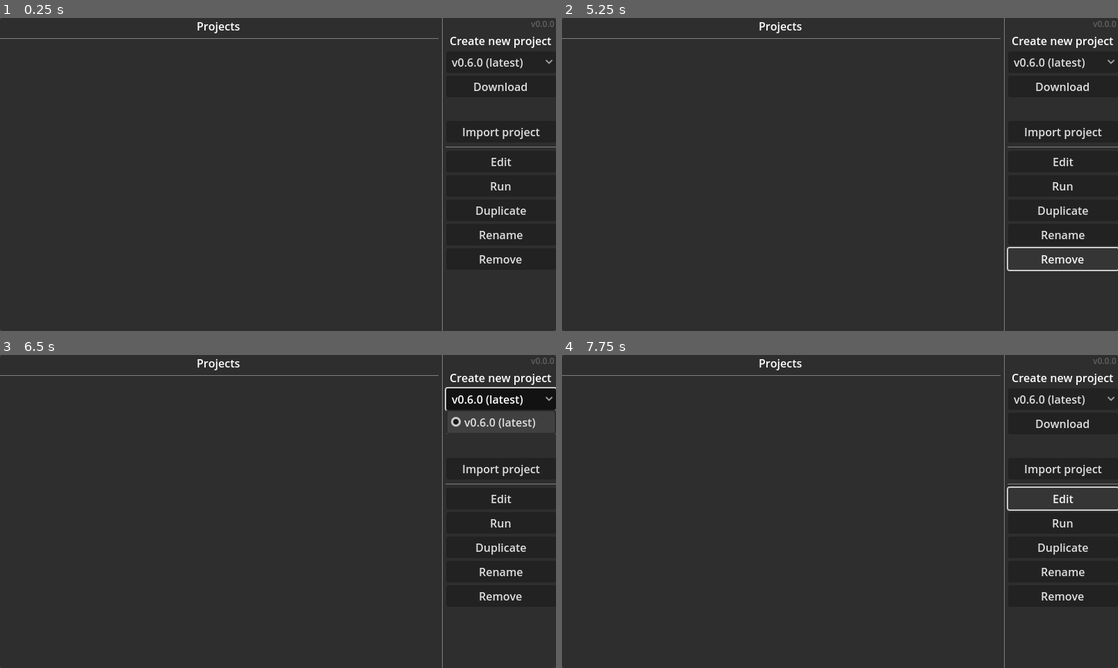
Above: before the commit, frames 1-4 (two rows, left to right).
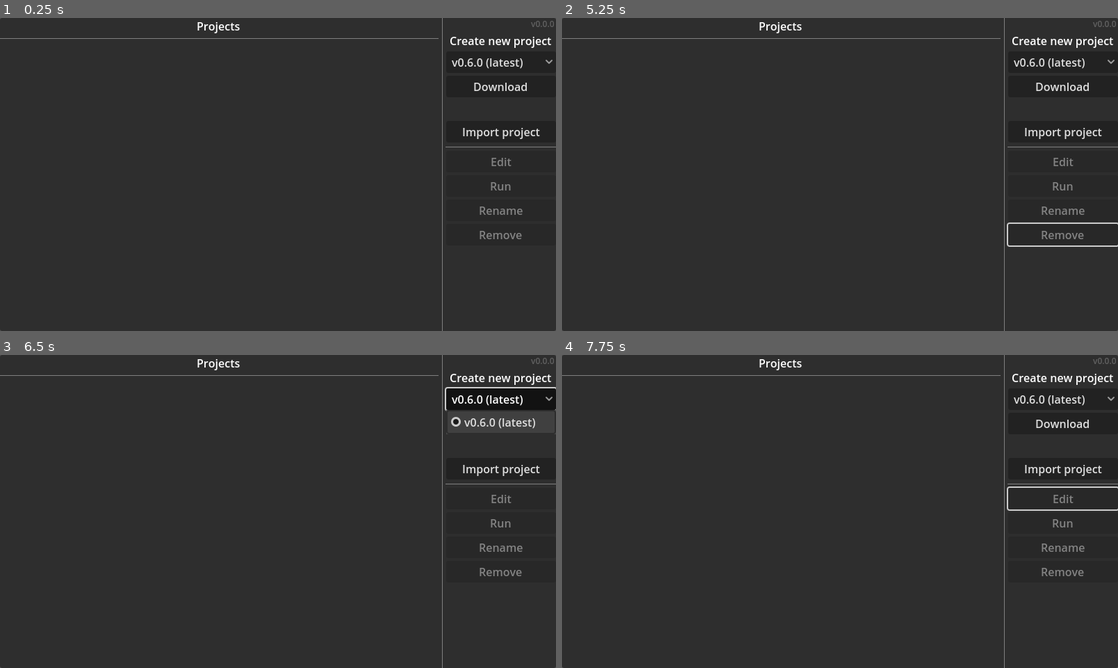
Above: after the commit, the same moments.

Repository: Tyrannicodin/card-creator
Game: Godot game, scene res://scenes/download_test.tscn
The game is run twice, just before and just after one commit, with the same random seed, the same clock (stepped at 60 frames per second) and the same inputs. The project has no main scene, so this scene is started directly.
Inputs (mouse positions are in pixels of both pictures, inside the frame that each line leads up to):
- Up to frame 1 (0.25 s): no input
- Up to frame 2 (5.25 s): click "v0.6.0 (latest)" at 0.5 s; click "Import project" at 1.25 s; click (1062, 161) at 2 s, where only the run before the commit has a clickable "Edit"; click (1062, 187) at 2.75 s, where only the run before the commit has a clickable "Run"; click (1062, 208) at 3.5 s, where only the run before the commit has a clickable "Duplicate"; click (1062, 233) at 4.25 s, where only the run before the commit has a clickable "Rename"; click (1062, 259) at 5 s, where only the run before the commit has a clickable "Remove"
- Up to frame 3 (6.5 s): click "v0.6.0 (latest)" at 5.75 s
- Up to frame 4 (7.75 s): click "Import project" at 6.5 s; click (1062, 498) at 7.25 s, where only the run before the commit has a clickable "Edit"

The runs differ from the first frame. In frame 1, 0.4% of the frame differs, in the area x 85-95%, y 44-79%; in frame 2, 0.9%, in the area x 80-100%, y 44-81%; in frame 3, 0.4%; in frame 4, 0.5%.

Commit message:
Add functionality to project manager

Diff:
--- a/project.godot
+++ b/project.godot
@@ -21,6 +21,10 @@
 window/stretch/mode="canvas_items"
 window/size/viewport_width=1920
 
+[autoload]
+
+GlobalStorage="*res://scripts/global/global_storage.gd"
+
 [display]
 
 window/size/mode=2
--- a/scenes/download_test.tscn
+++ b/scenes/download_test.tscn
@@ -1,10 +1,11 @@
-[gd_scene load_steps=9 format=3 uid="uid://b5va7cxsa3mhf"]
+[gd_scene load_steps=10 format=3 uid="uid://b5va7cxsa3mhf"]
 
 [ext_resource type="Script" path="res://scripts/project_manager/load_projects.gd" id="1_2o8uo"]
 [ext_resource type="Script" path="res://scripts/project_manager/version_label.gd" id="2_ih1ic"]
 [ext_resource type="ButtonGroup" uid="uid://d7aivuku4qo3" path="res://assets/button_groups/project_button.tres" id="2_xhspu"]
 [ext_resource type="Theme" uid="uid://dg0qmxc8vjun0" path="res://assets/themes/project_selector.tres" id="3_hwfbg"]
 [ext_resource type="Script" path="res://scripts/project_manager/download.gd" id="3_sal2g"]
+[ext_resource type="Script" path="res://scripts/project_manager/ButtonManager.gd" id="6_44pjc"]
 
 [sub_resource type="StyleBoxFlat" id="StyleBoxFlat_ntu3c"]
 bg_color = Color(0.0705882, 0.0705882, 0.0705882, 1)
@@ -180,23 +181,34 @@
 
 [node name="ProjectManageButtons" type="VBoxContainer" parent="MainContainer/DownloadContainer"]
 layout_mode = 2
+script = ExtResource("6_44pjc")
 
 [node name="EditButton" type="Button" parent="MainContainer/DownloadContainer/ProjectManageButtons"]
 layout_mode = 2
+disabled = true
 text = "Edit"
 
 [node name="RunButton" type="Button" parent="MainContainer/DownloadContainer/ProjectManageButtons"]
 layout_mode = 2
+disabled = true
 text = "Run"
 
 [node name="DuplicateButton" type="Button" parent="MainContainer/DownloadContainer/ProjectManageButtons"]
-layout_mode = 2
+visible = false
+layout_mode = 2
+disabled = true
 text = "Duplicate"
 
 [node name="RenameButton" type="Button" parent="MainContainer/DownloadContainer/ProjectManageButtons"]
 layout_mode = 2
+disabled = true
 text = "Rename"
 
 [node name="RemoveButton" type="Button" parent="MainContainer/DownloadContainer/ProjectManageButtons"]
 layout_mode = 2
+disabled = true
 text = "Remove"
+
+[connection signal="reset_buttons" from="MainContainer/VBoxContainer/ProjectSidebar/MarginContainer/Projects" to="MainContainer/DownloadContainer/ProjectManageButtons" method="disable_buttons"]
+[connection signal="reload_projects" from="MainContainer/DownloadContainer/VersionContainer/Button" to="MainContainer/VBoxContainer/ProjectSidebar/MarginContainer/Projects" method="reload_projects"]
+[connection signal="reload_projects" from="MainContainer/DownloadContainer/ProjectManageButtons" to="MainContainer/VBoxContainer/ProjectSidebar/MarginContainer/Projects" method="reload_projects"]
--- /dev/null
+++ b/scripts/global/global_storage.gd
@@ -0,0 +1,4 @@
+extends Node
+
+
+var path := ""
--- /dev/null
+++ b/scripts/global/server_runner.gd
@@ -0,0 +1,23 @@
+extends Node
+
+var os_path
+var ci_pid
+
+func run(path):
+	"""Run a server on localhost at path"""
+	os_path = path.replace("user://", OS.get_user_data_dir() + "/")
+
+	if OS.get_name() == "Windows":
+		ci_pid = OS.create_process("CMD.exe", ["/C", "cd " + os_path + " && npm ci"], true)
+	else:
+		return
+
+func _process(_d):
+	if os_path and ci_pid:
+		if ci_pid > 0 and OS.is_process_running(ci_pid):
+			return
+		ci_pid = null
+		if OS.get_name() == "Windows":
+			OS.create_process("CMD.exe", ["/C", "cd " + os_path + " && npm run docker-start"], true)
+		else:
+			return
--- /dev/null
+++ b/scripts/project_manager/ButtonManager.gd
@@ -0,0 +1,133 @@
+extends VBoxContainer
+
+
+signal reload_projects()
+
+var project_button_group = preload("res://assets/button_groups/project_button.tres")
+var runner = preload("res://scripts/global/server_runner.gd")
+var chosen_button
+
+@onready var EditButton = $EditButton
+@onready var RunButton = $RunButton
+@onready var DuplicateButton = $DuplicateButton
+@onready var RenameButton = $RenameButton
+@onready var RemoveButton = $RemoveButton
+
+func _ready():
+	project_button_group.pressed.connect(project_selected)
+	EditButton.pressed.connect(edit)
+	RunButton.pressed.connect(run)
+	DuplicateButton.pressed.connect(duplicate_project)
+	RenameButton.pressed.connect(rename)
+	RemoveButton.pressed.connect(remove)
+
+func disable_buttons():
+	chosen_button = null
+	for child in get_children():
+		child.disabled = true
+
+func project_selected(button):
+	if not chosen_button:
+		for child in get_children():
+			child.disabled = false
+	chosen_button = button
+	GlobalStorage.path = "user://versions/" + chosen_button.name.replace("\\", "/")
+
+func edit():
+	get_tree().change_scene_to_file("res://scenes/editor.tscn")
+
+func run():
+	var current = runner.new()
+	$"/root".add_child(current)
+	current.run(GlobalStorage.path)
+
+func duplicate_project():
+	"""Would duplicate a project, no way to so yet so will be done whenever it is provided"""
+
+	return
+	var meta_file = FileAccess.open(GlobalStorage.path + "/hc-tcg-cc/meta.json", FileAccess.READ)
+	var meta = JSON.parse_string(meta_file.get_as_text())
+	meta_file.close()
+
+	var i = 1
+	while meta["uid"][len(meta["uid"])-i].is_valid_int():
+		i += 1
+	var current_iter
+	if i == 1:
+		current_iter = 2
+	else:
+		current_iter = int(meta["uid"].substr(len(meta["uid"])-i))
+	var unique_name = meta["uid"].substr(0, len(meta["uid"])-i)
+	var version_dir = DirAccess.open(GlobalStorage.path.rsplit("/", true, 1)[0])
+	if version_dir.dir_exists(unique_name):
+		var suffix = current_iter
+		while version_dir.dir_exists(unique_name + "_" + str(suffix)):
+			suffix += 1
+		unique_name = unique_name + "_" + str(suffix)
+	meta["uid"] = unique_name
+
+	var new_loc = GlobalStorage.path.rsplit("/", true, 1)[0]
+	version_dir.copy_absolute(GlobalStorage.path, new_loc + "/" + unique_name)
+	var new_meta = FileAccess.open(
+		new_loc + "/" + unique_name + "/hc-tcg-cc/meta.json",
+		FileAccess.WRITE
+	)
+	new_meta.store_string(JSON.stringify(meta))
+	new_meta.close()
+	reload_projects.emit()
+
+func rename():
+	var meta_file = FileAccess.open(GlobalStorage.path + "/hc-tcg-cc/meta.json", FileAccess.READ)
+	var meta = JSON.parse_string(meta_file.get_as_text())
+	meta_file.close()
+
+	var pop = ConfirmationDialog.new()
+	pop.title = "Rename project"
+	pop.unresizable = false
+	pop.borderless = false
+	pop.confirmed.connect(name_chosen(pop, meta, meta["name"]))
+
+	var name_input = LineEdit.new()
+	name_input.text = meta["name"]
+	name_input.select_all_on_focus = true
+	name_input.text_submitted.connect(func(_t): pop.get_ok_button().pressed.emit())
+	pop.add_child(name_input)
+
+	$"/root".add_child(pop)
+	pop.popup_centered()
+
+func name_chosen(pop, meta, old_name):
+	var inner = func():
+		var new_name = pop.get_child(0).text
+		if new_name == old_name:
+			return
+		if not new_name.is_valid_filename():
+			var dia = AcceptDialog.new()
+			dia.dialog_text = "Invalid project name"
+			$"/root".add_child(dia)
+			dia.popup_centered()
+			return
+		meta["name"] = new_name
+		var unique_name = new_name
+		var version_dir = DirAccess.open(GlobalStorage.path.rsplit("/", true, 1)[0])
+		if version_dir.dir_exists(unique_name):
+			var suffix = 2
+			while version_dir.dir_exists(unique_name + "_" + str(suffix)):
+				suffix += 1
+			unique_name = unique_name + "_" + str(suffix)
+		meta["uid"] = unique_name
+		var meta_file = FileAccess.open(GlobalStorage.path + "/hc-tcg-cc/meta.json", FileAccess.WRITE)
+		meta_file.store_string(JSON.stringify(meta))
+		meta_file.close()
+		DirAccess.rename_absolute(
+			GlobalStorage.path,
+			GlobalStorage.path.rsplit("/", true, 1)[0] + "/" + unique_name
+		)
+		reload_projects.emit()
+	return inner
+
+func remove():
+	var err = DirAccess.remove_absolute(GlobalStorage.path)
+	print(DirAccess.get_open_error())
+	print(err)
+	reload_projects.emit()
--- a/scripts/project_manager/download.gd
+++ b/scripts/project_manager/download.gd
@@ -1,4 +1,7 @@
 extends Button
+
+
+signal reload_projects()
 
 var repository = "https://github.com/martinkadlec0/hc-tcg/archive/"
 
@@ -84,6 +87,8 @@
 	else:
 		try_download()
 
+	reload_projects.emit()
+
 func create_new():
 	"""Create a new project by extracting the version file"""
 
@@ -113,6 +118,7 @@
 		)
 	else:
 		set_status("Error: Couldn't unzip file on your operating system")
+		return
 
 	# Rename the extracted file to the project name and check for success
 	version_dir.rename("hc-tcg-" + versions[chosen_version], unique_name)
@@ -127,10 +133,14 @@
 		)
 		meta_file.store_string(JSON.stringify({
 			"name": ProjectName.text,
-			"version": chosen_version,
+			"uid": unique_name,
+			"game_version": chosen_version,
+			"editor_version": ProjectSettings.get_setting("application/config/version"),
 			"cards": 0,
 			"packs": 0
 		}))
+		meta_file.close()
+		reload_projects.emit()
 		set_status("Project created", colors.success)
 	else:
 		set_status("Error: Couldn't unzip file")
--- a/scripts/project_manager/load_projects.gd
+++ b/scripts/project_manager/load_projects.gd
@@ -1,5 +1,7 @@
 extends VBoxContainer
 
+
+signal reset_buttons()
 
 var project_button_group = preload("res://assets/button_groups/project_button.tres")
 var project_button_theme = preload("res://assets/themes/project_selector.tres")
@@ -9,6 +11,9 @@
 
 func reload_projects():
 	"""Load all projects and put them in a list"""
+
+	GlobalStorage.path = ""
+	reset_buttons.emit()
 
 	# Remove all old children
 	for child in get_children():
@@ -45,7 +50,8 @@
 	"""Generate a button for a project"""
 
 	var button = Button.new()
-	button.text = path.rsplit("/", true, 1)[1]
+	button.name = path.rsplit("/", true, 2)[1] + "\\" + path.rsplit("/", true, 1)[1]
+	button.text = " " + path.rsplit("/", true, 1)[1]
 	button.alignment = HORIZONTAL_ALIGNMENT_LEFT
 	button.toggle_mode = true
 	button.button_group = project_button_group
@@ -53,9 +59,18 @@
 	button.theme = project_button_theme
 
 	if not FileAccess.file_exists(path + "/hc-tcg-cc/meta.json"):
+		override_button_font_color(button, Color(1, 0, 0))
+		button.tooltip_text = "Couldn't find custom files"
 		return button
 	var meta_file = FileAccess.open(path + "/hc-tcg-cc/meta.json", FileAccess.READ)
 	var meta = JSON.parse_string(meta_file.get_as_text())
+	meta_file.close()
+	if meta["editor_version"] != ProjectSettings.get_setting("application/config/version"):
+		override_button_font_color(button, Color(.5, .5, 0))
+		button.tooltip_text = "Incorrect version, project might not open correctly"
+		return button
+
+	button.text = " " + meta["name"]
 
 	var sub_label = Label.new()
 	sub_label.horizontal_alignment = HORIZONTAL_ALIGNMENT_RIGHT
@@ -72,3 +87,11 @@
 	button.add_child(sub_label)
 
 	return button
+
+func override_button_font_color(button, color):
+	button.add_theme_color_override("font_color", color)
+	button.add_theme_color_override("font_pressed_color", color)
+	button.add_theme_color_override("font_hover_color", color)
+	button.add_theme_color_override("font_focus_color", color)
+	button.add_theme_color_override("font_hover_pressed_color", color)
+	button.add_theme_color_override("font_disabled_color", color)
